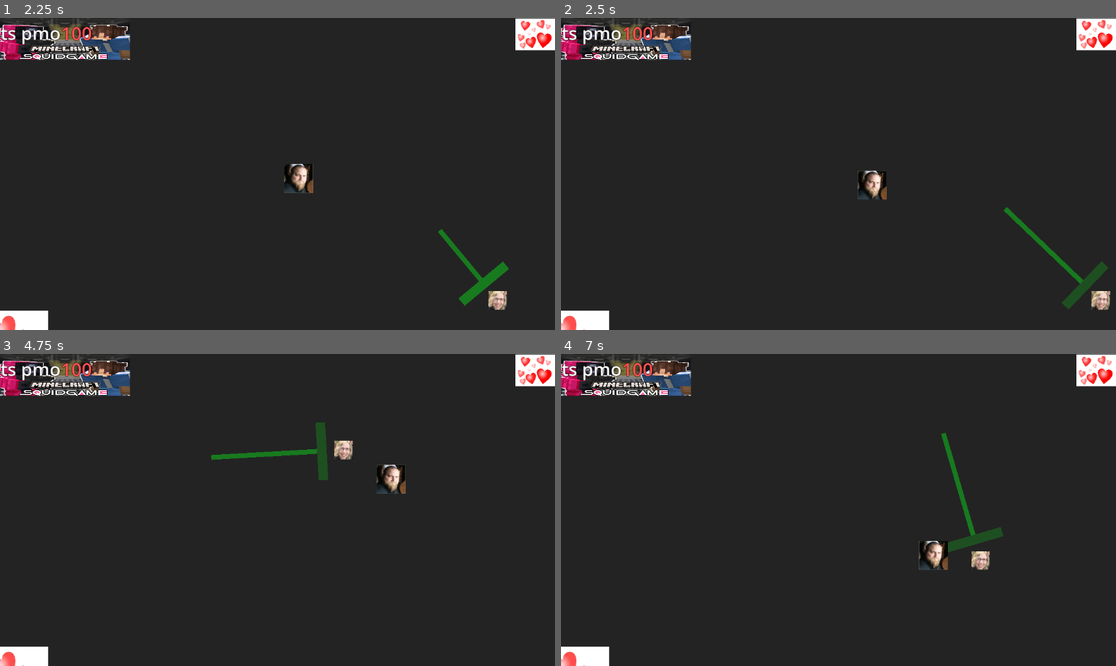
Above: before the commit, frames 1-4 (two rows, left to right).
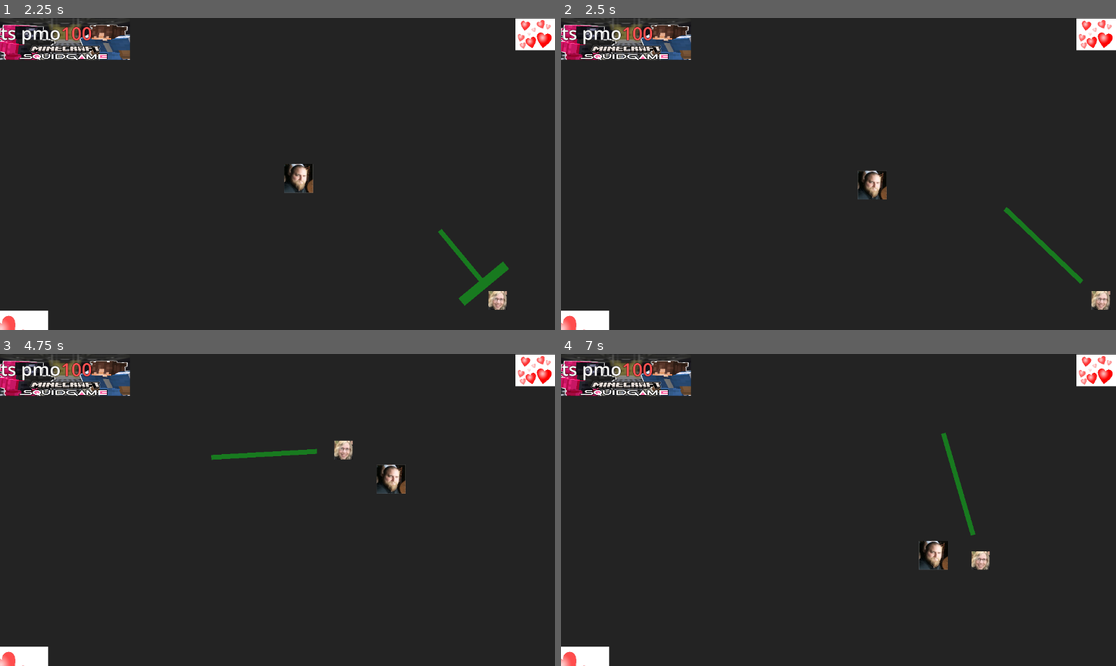
Above: after the commit, the same moments.

Repository: z3roco01/2025-skills-game
Game: Godot game, scene res://scenes/main.tscn
The game is run twice, just before and just after one commit, with the same random seed, the same clock (stepped at 60 frames per second) and the same inputs.
Inputs (mouse positions are in pixels of both pictures, inside the frame that each line leads up to):
- Up to frame 1 (2.25 s): move the mouse to (399, 158) at 0.52 s; hold D (right) 0.53-1.28 s; tap Shift (dash) at 0.6 s; click (399, 158) at 0.67 s; move the mouse to (166, 189) at 1.27 s; hold S (back) 1.28-2.03 s; click (166, 189) at 1.35 s; move the mouse to (333, 105) at 2.02 s; hold D (right) from 2.03 s (still down); right-click (333, 105) at 2.1 s
- Up to frame 2 (2.5 s): keep holding D (right)
- Up to frame 3 (4.75 s): move the mouse to (249, 572) at 2.77 s; release D (right) at 2.78 s; hold W (up) 2.78-3.53 s; tap Shift (dash) at 2.85 s; click (249, 572) at 2.92 s; move the mouse to (444, 556) at 3.52 s; hold A (left) from 3.53 s (still down); click (444, 556) at 3.6 s; move the mouse to (111, 463) at 4.27 s; right-click (111, 463) at 4.35 s
- Up to frame 4 (7 s): move the mouse to (866, 510) at 5.02 s; release A (left) at 5.03 s; hold S (back) 5.03-5.78 s; tap Shift (dash) at 5.1 s; click (866, 510) at 5.17 s; move the mouse to (755, 432) at 5.77 s; hold D (right) 5.78-6.53 s; click (755, 432) at 5.85 s; move the mouse to (960, 494) at 6.52 s; hold W (up) from 6.53 s (still down); right-click (960, 494) at 6.6 s

Frame 1 is identical in both runs. In frame 2, 0.3% of the frame differs, in the area x 90-99%, y 77-94%; in frame 3, 0.3%, in the area x 56-60%, y 21-41%; in frame 4, 0.3%.

Commit message:
hide slash area when not slashing

Diff:
--- a/scripts/player.gd
+++ b/scripts/player.gd
@@ -94,7 +94,7 @@
 
 func _on_slash_timer_timeout() -> void:
 	enemyDamage = 0
-	slashAreaColour.color.a = 0.5
+	slashAreaColour.color.a = 0
 
 func _on_stab_area_body_entered(body: Node2D) -> void:
 	if(body == enemy and stabbing):
